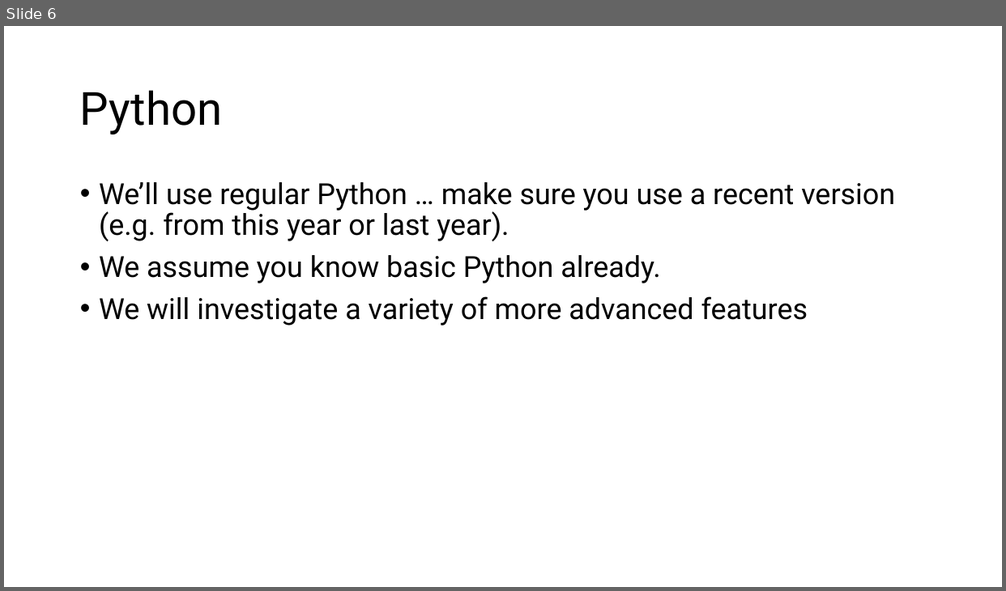
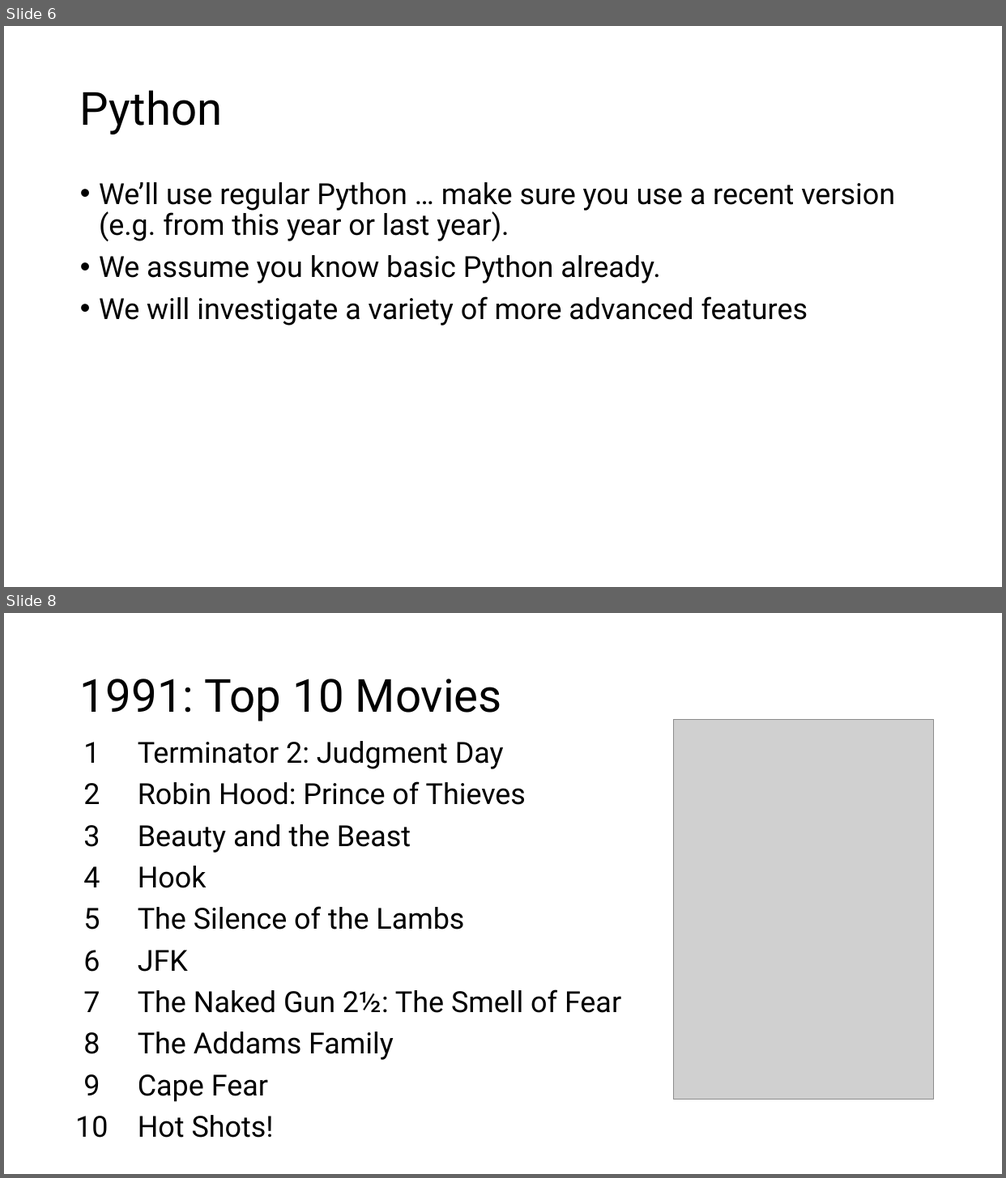
Before and after one commit to tjd1234/cmpt383fall2026, a slide deck: python/PythonIntro.pptx. Shown one above the other, each under a label of ours: slide 6 before the commit, slides 6 and 8 after it; the slides between them are not shown. The pictures are 1006x591 and 1006x1178 pixels, drawn with LibreOffice and Linux fonts; fonts in the diff are those of the drawing; grey boxes stand for pictures. Boxes give left, top, right and bottom in pixels: in the first picture for what was removed or moved away, otherwise in the second. Text is boxed around its words. In the diff, an @@ line names an element or a change of style, - is before the commit and + after.

```diff
--- a/python/PythonIntro.pptx
+++ b/python/PythonIntro.pptx
@@ slide 8 added at bbox=[4, 613, 1002, 1174], background #FFFFFF @@
@@ title added at bbox=[80, 679, 502, 722], 44 pt, text #000000 @@
+1991: Top 10 Movies
@@ table added at bbox=[53, 733, 658, 1157], 10 rows, 2 columns @@
+1 | Terminator 2: Judgment Day
+2 | Robin Hood: Prince of Thieves
+3 | Beauty and the Beast
+4 | Hook
+5 | The Silence of the Lambs
+6 | JFK
+7 | The Naked Gun 2½: The Smell of Fear
+8 | The Addams Family
+9 | Cape Fear
+10 | Hot Shots!
@@ picture added at bbox=[673, 719, 933, 1100] @@
```
Also in this commit, not shown: 3 slides changed, 13 other slides added, 1 other file.
